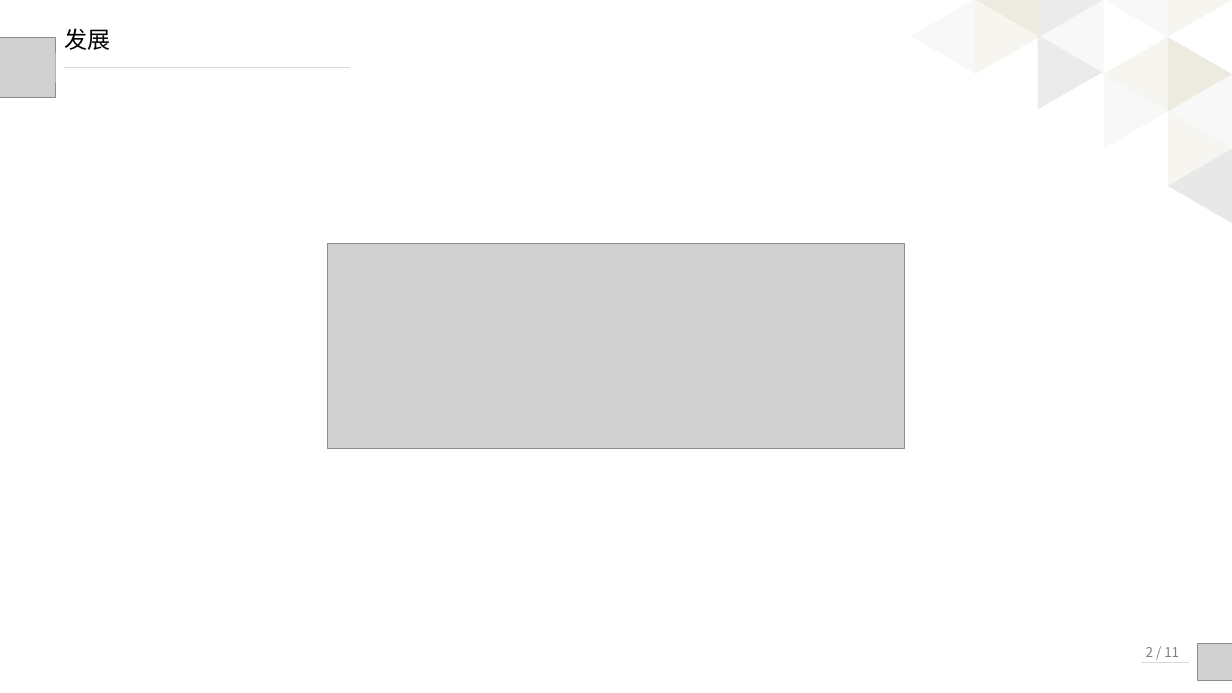
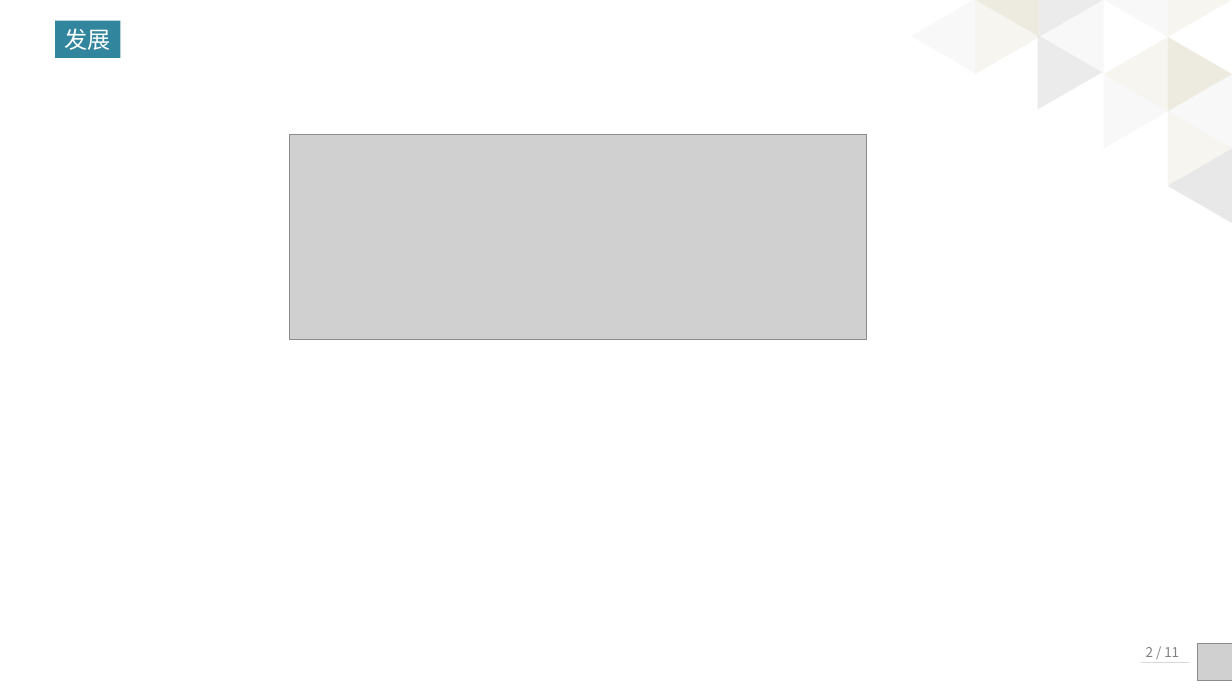
Before and after one commit to kaisajiang/Vue-Classroom, a slide deck: slide 16 of class1/Web前端框架介绍0.pptx. Drawn at 1232x693 pixels with LibreOffice and Linux fonts; fonts in the diff are those of the drawing; grey boxes stand for pictures. Boxes give left, top, right and bottom in pixels: in the first picture for what was removed or moved away, otherwise in the second. Text is boxed around its words. In the diff, an @@ line names an element or a change of style, - is before the commit and + after.

```diff
--- a/class1/Web前端框架介绍0.pptx
+++ b/class1/Web前端框架介绍0.pptx
@@ rectangle "发展": place and size @@
-rectangle "发展" at [64,28,110,50]
+rectangle "发展" at [55,20,121,57]
@@ rectangle "发展" at [55,20,121,57]: font Calibri to Roboto, text colour #000000 to #FFFFFF; fill none to #31859C @@
@@ picture removed at [0,38,55,98] @@
@@ line removed from (65, 67) to (350, 67) @@
@@ picture: place and size @@
-picture at [327,244,905,449]
+picture at [289,135,867,340]
```
Also in this commit, not shown: 36 other slides changed, 2 other files.
